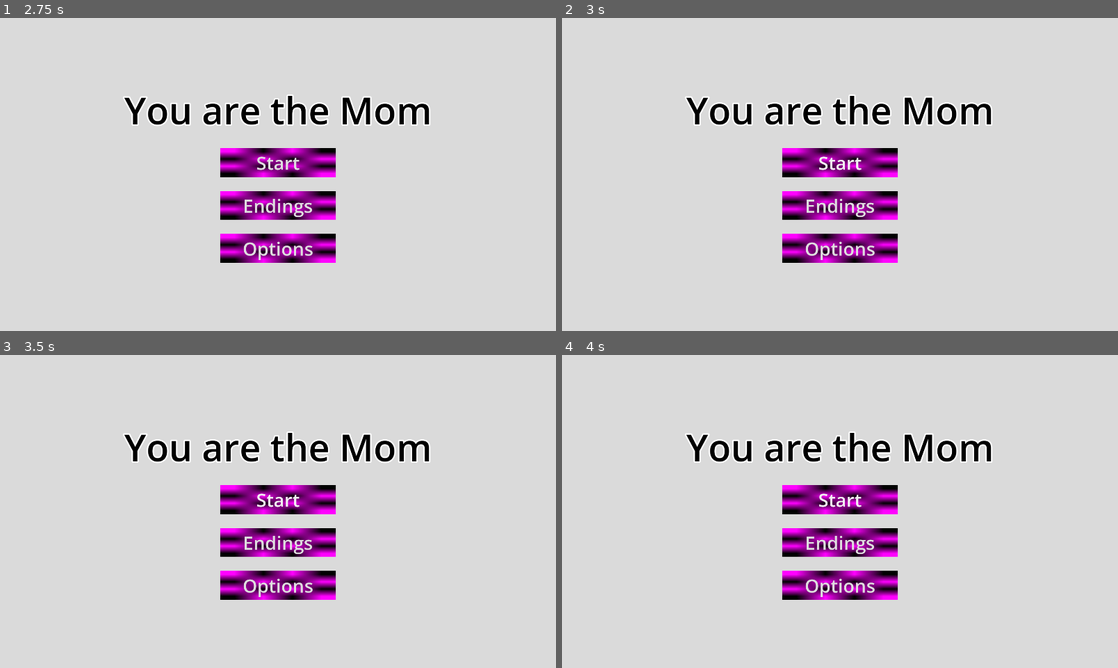
Above: before the commit, frames 1-4 (two rows, left to right).
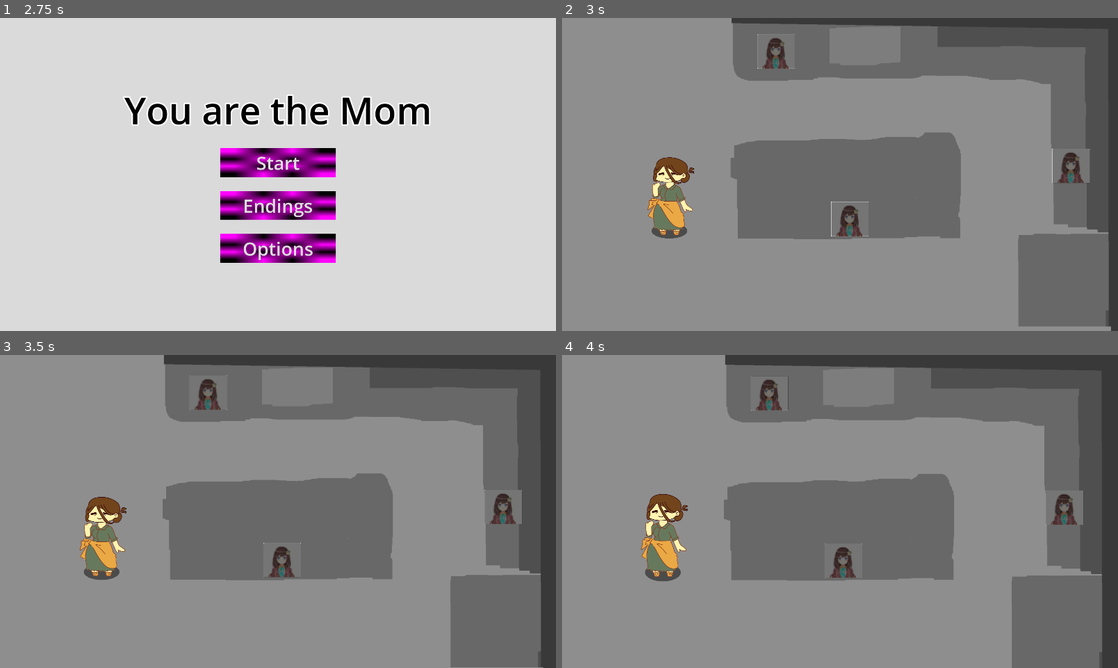
Above: after the commit, the same moments.

Repository: mcavazotti/shovel-jam-2025
Game: Godot game, scene res://Scenes/title.tscn
Same seed, same stepped clock (60 frames per second), same inputs: the game is played once before the commit and once after it. Before the commit the project has no main scene; this scene is started directly in both runs. The engine's default icon, where the game draws it, is replaced by a stand-in: a white triangle on a blue panel in a dark square.
Inputs (mouse positions are in pixels of both pictures, inside the frame that each line leads up to):
- Up to frame 1 (2.75 s): click "Endings" at 0.5 s; click "Options" at 1.25 s; click "Return to Game" at 2 s
- Up to frame 2 (3 s): click "Start" at 2.75 s
- Up to frame 3 (3.5 s): no input
- Up to frame 4 (4 s): click (840, 498) at 3.5 s, where only the run before the commit has a clickable "Start"

Frame 1 is identical in both runs. In frame 2, 100% of the frame differs, in the area x 0-100%, y 0-100%; in frame 3, 100%; in frame 4, 100%.

Commit message:
UI Fixed

Diff:
--- a/Assets/Mats/Bounce_shader.tres
+++ b/Assets/Mats/Bounce_shader.tres
@@ -1,6 +1,6 @@
 [gd_resource type="ShaderMaterial" load_steps=2 format=3 uid="uid://y5eoycmoultw"]
 
-[ext_resource type="Shader" uid="uid://dxef5pfxbekt3" path="res://Scripts/breathe.gdshader" id="1_ykjre"]
+[ext_resource type="Shader" uid="uid://c3qroc5f44b1t" path="res://Scripts/squish.gdshader" id="1_ykjre"]
 
 [resource]
 shader = ExtResource("1_ykjre")
--- a/Scenes/camera_2d.gd
+++ b/Scenes/camera_2d.gd
@@ -3,9 +3,16 @@
 @export var player: CharacterBody2D
 @onready var size: Vector2i = get_viewport_rect().size
 
+func _ready():
+	update_position()
+
 func _process(_delta):
 	update_position()
+	pass
 
 func update_position():
 	var current_cell: Vector2i = Vector2i(player.global_position) / size
-	global_position = current_cell * size
+	var tween = create_tween()
+	tween.set_ease(Tween.EASE_OUT)
+	tween.set_trans(Tween.TRANS_QUAD)
+	tween.tween_property(self, "global_position", Vector2(current_cell * size), 1.0)
--- a/Scenes/home.tscn
+++ b/Scenes/home.tscn
@@ -75,6 +75,19 @@
 position = Vector2(8640, 540)
 texture = ExtResource("16_ppvi3")
 
+[node name="Level Collision" type="StaticBody2D" parent="."]
+
+[node name="Kitchen Island" type="CollisionPolygon2D" parent="Level Collision"]
+polygon = PackedVector2Array(6330, 1539, 6352, 1862, 7116, 1854, 7109, 1496)
+
+[node name="Walls" type="CollisionPolygon2D" parent="Level Collision"]
+polygon = PackedVector2Array(6272, 996, 6275, 1114, 7617, 1129, 7633, 2266, 7725, 2278, 7721, 2217, 8079, 2217, 8077, 2101, 7732, 2108, 7728, 53, 9538, 72, 9550, 2104, 8447, 2090, 8430, 2904, 7732, 2899, 7730, 2583, 7624, 2564, 7617, 3178, 1979, 3180, 1979, 2600, 1866, 2590, 1873, 3173, 62, 3192, 66, 2204, 1844, 2211, 1858, 2364, 1974, 2364, 1972, 1961, 1865, 1940, 1870, 2105, 66, 2116, 69, 1135, 1865, 1149, 1865, 1715, 1983, 1704, 1976, 1161, 3794, 1135, 3801, 2150, 3900, 2150, 3888, 1142, 4489, 1140, 4478, 437, 4404, 442, 4404, 1010, 3895, 1022, 3893, 41, 4409, 63, 4414, 133, 4480, 138, 4473, 63, 5061, 65, 5066, 4, 3843, -8, 3838, 1060, 2, 1079, -3, 3229, 7678, 3236, 7680, 2998, 8545, 2965, 8512, 2156, 9596, 2161, 9594, -12, 5382, 7, 5378, 57, 6701, 42, 6730, 670, 6791, 674, 6765, 40, 7604, 38, 7633, 987)
+
+[node name="Mom" parent="." instance=ExtResource("12_guf2q")]
+position = Vector2(6113, 1699)
+speed = 500.0
+moving_bounce_speed = 13.0
+
 [node name="itemSpawnerControler" parent="." instance=ExtResource("14_dyher")]
 
 [node name="ItemSpawners" type="Node2D" parent="."]
@@ -118,11 +131,8 @@
 [node name="ItemSpawner" parent="ItemSpawners" instance=ExtResource("15_ppvi3")]
 position = Vector2(4009, 934)
 
-[node name="Mom" parent="." instance=ExtResource("12_guf2q")]
-position = Vector2(6164, 1673)
-speed = 500.0
-
-[node name="Camera2D" type="Camera2D" parent="." node_paths=PackedStringArray("player")]
+[node name="Camera" type="Camera2D" parent="." node_paths=PackedStringArray("player")]
+position = Vector2(5713, 1113)
 anchor_mode = 0
 script = ExtResource("13_0qnmp")
 player = NodePath("../Mom")
--- a/Scenes/mom.tscn
+++ b/Scenes/mom.tscn
@@ -1,16 +1,40 @@
-[gd_scene load_steps=5 format=3 uid="uid://bsqhqkxu74jve"]
+[gd_scene load_steps=10 format=3 uid="uid://bsqhqkxu74jve"]
 
 [ext_resource type="Script" uid="uid://dsewlmpvsohbl" path="res://Scripts/mom.gd" id="1_1838s"]
 [ext_resource type="Texture2D" uid="uid://65nugvsyg18p" path="res://Assets/Art/Mom_placehold.png" id="1_jgf88"]
 [ext_resource type="Material" uid="uid://y5eoycmoultw" path="res://Assets/Mats/Bounce_shader.tres" id="2_5i5ap"]
+[ext_resource type="Shader" uid="uid://dxef5pfxbekt3" path="res://Scripts/breathe.gdshader" id="2_5m583"]
+
+[sub_resource type="ShaderMaterial" id="ShaderMaterial_w4s6d"]
+shader = ExtResource("2_5m583")
+shader_parameter/speed = 3.5
+shader_parameter/inverse_amplitude = 12.0
+shader_parameter/size = 1.0
+
+[sub_resource type="SphereMesh" id="SphereMesh_5i5ap"]
+radius = 61.782
+height = 40.0
+
+[sub_resource type="Gradient" id="Gradient_5m583"]
+colors = PackedColorArray(0, 0, 0, 0.27451, 0, 0, 0, 0.27451)
+
+[sub_resource type="GradientTexture1D" id="GradientTexture1D_w4s6d"]
+gradient = SubResource("Gradient_5m583")
 
 [sub_resource type="CapsuleShape2D" id="CapsuleShape2D_1838s"]
-radius = 70.0
-height = 300.0
+radius = 53.0
+height = 200.0
 
 [node name="Mom" type="CharacterBody2D"]
 motion_mode = 1
 script = ExtResource("1_1838s")
+
+[node name="Shadow" type="MeshInstance2D" parent="."]
+material = SubResource("ShaderMaterial_w4s6d")
+position = Vector2(-5, 131.5)
+scale = Vector2(1, 1.425)
+mesh = SubResource("SphereMesh_5i5ap")
+texture = SubResource("GradientTexture1D_w4s6d")
 
 [node name="MomPlacehold" type="Sprite2D" parent="."]
 material = ExtResource("2_5i5ap")
@@ -18,4 +42,5 @@
 texture = ExtResource("1_jgf88")
 
 [node name="CollisionShape2D" type="CollisionShape2D" parent="."]
+position = Vector2(0, 43)
 shape = SubResource("CapsuleShape2D_1838s")
--- a/Scenes/pause_game.tscn
+++ b/Scenes/pause_game.tscn
@@ -2,5 +2,5 @@
 
 [ext_resource type="Script" uid="uid://dwtho1ie82pp7" path="res://Scripts/pause_game.gd" id="1_bwpif"]
 
-[node name="PauseGame" type="Node"]
+[node name="PauseGame" type="CanvasLayer"]
 script = ExtResource("1_bwpif")
--- a/Scenes/test_world.tscn
+++ /dev/null
@@ -1,48 +0,0 @@
-[gd_scene load_steps=9 format=3 uid="uid://brd2hf47y6b3y"]
-
-[ext_resource type="Texture2D" uid="uid://byuiad8beri1l" path="res://Assets/Art/20250715_150632.jpg" id="1_707cn"]
-[ext_resource type="PackedScene" uid="uid://bsqhqkxu74jve" path="res://Scenes/mom.tscn" id="1_skmq4"]
-[ext_resource type="Script" uid="uid://dp6kqo21d8sh3" path="res://Scenes/camera_2d.gd" id="2_au00k"]
-
-[sub_resource type="QuadMesh" id="QuadMesh_au00k"]
-size = Vector2(1920, 1080)
-
-[sub_resource type="Gradient" id="Gradient_au00k"]
-
-[sub_resource type="GradientTexture1D" id="GradientTexture1D_mq1bj"]
-gradient = SubResource("Gradient_au00k")
-
-[sub_resource type="Gradient" id="Gradient_707cn"]
-colors = PackedColorArray(1, 1, 1, 1, 0, 0, 0, 1)
-
-[sub_resource type="GradientTexture1D" id="GradientTexture1D_iwv7r"]
-gradient = SubResource("Gradient_707cn")
-
-[node name="World" type="Node2D"]
-
-[node name="MeshInstance2D" type="MeshInstance2D" parent="."]
-visible = false
-position = Vector2(960, 540)
-mesh = SubResource("QuadMesh_au00k")
-texture = SubResource("GradientTexture1D_mq1bj")
-
-[node name="MeshInstance2D2" type="MeshInstance2D" parent="."]
-visible = false
-position = Vector2(2880, 540)
-mesh = SubResource("QuadMesh_au00k")
-texture = SubResource("GradientTexture1D_iwv7r")
-
-[node name="20250715150632" type="Sprite2D" parent="."]
-visible = false
-position = Vector2(5160, 1255)
-rotation = 0.0174533
-texture = ExtResource("1_707cn")
-
-[node name="Mom" parent="." instance=ExtResource("1_skmq4")]
-position = Vector2(5873, 1996)
-speed = 500.0
-
-[node name="Camera2D" type="Camera2D" parent="." node_paths=PackedStringArray("player")]
-anchor_mode = 0
-script = ExtResource("2_au00k")
-player = NodePath("../Mom")
--- a/Scripts/buttons_and_title.gd
+++ b/Scripts/buttons_and_title.gd
@@ -1,26 +1,28 @@
 extends VBoxContainer
 
 func _ready():
-	Audio.BGM("Results")
+	Audio.BGM(Audio.BGM_TYPE.Results)
 	pass
 
 
 func _on_start_pressed():
-	Audio.SFX("Super Click")
+	Audio.SFX(Audio.SFX_TYPE.Super_Click)
+	get_tree().change_scene_to_file("res://Scenes/home.tscn")
+	Audio.BGM(Audio.BGM_TYPE.First_Minute)
 	pass
 
 func _on_endings_pressed():
-	Audio.SFX("Click")
+	Audio.SFX(Audio.SFX_TYPE.Click)
 	pass
 
 func _on_options_pressed():
-	Audio.SFX("Click")
+	Audio.SFX(Audio.SFX_TYPE.Click)
 	pass
 
 func _on_exit_pressed():
-	Audio.SFX("Click")
+	Audio.SFX(Audio.SFX_TYPE.Click)
 	get_tree().quit()
 
 func _on_bgm_toggle_pressed():
-	Audio.SFX("Click")
+	Audio.SFX(Audio.SFX_TYPE.Click)
 	Audio.BGM_toggle()
--- a/Scripts/mom.gd
+++ b/Scripts/mom.gd
@@ -1,6 +1,7 @@
 extends CharacterBody2D
 
 @export var speed: float = 300.0
+@export var moving_bounce_speed: float = 5
 
 func get_input():
 	var input_direction = Input.get_vector("Move_Left", "Move_Right", "Move_Up", "Move_Down")
@@ -10,6 +11,14 @@
 	if velocity.x > 0:
 		$MomPlacehold.flip_h = true
 
+	if input_direction == Vector2(0,0):
+		$MomPlacehold.material.set_shader_parameter("speed", 3.5)
+		$Shadow.material.set_shader_parameter("speed", 3.5)
+	else:
+		$MomPlacehold.material.set_shader_parameter("speed", moving_bounce_speed)
+		$Shadow.material.set_shader_parameter("speed", moving_bounce_speed)
+
+
 func _physics_process(_delta):
 	get_input()
 	move_and_slide()
--- a/Scripts/options_menu.gd
+++ b/Scripts/options_menu.gd
@@ -16,17 +16,17 @@
 
 
 func _on_fullscreen_pressed():
-	Audio.SFX("Click")
+	Audio.SFX(Audio.SFX_TYPE.Click)
 	DisplayServer.window_set_mode(DisplayServer.WINDOW_MODE_FULLSCREEN)
 
 
 func _on_maximized_pressed():
-	Audio.SFX("Click")
+	Audio.SFX(Audio.SFX_TYPE.Click)
 	DisplayServer.window_set_mode(DisplayServer.WINDOW_MODE_MAXIMIZED)
 
 
 func _on_windowed_pressed():
-	Audio.SFX("Click")
+	Audio.SFX(Audio.SFX_TYPE.Click)
 	DisplayServer.window_set_mode(DisplayServer.WINDOW_MODE_WINDOWED)
 
 
--- a/Scripts/sound_manager.gd
+++ b/Scripts/sound_manager.gd
@@ -14,14 +14,19 @@
 	add_child(SFX_streamer)
 	add_child(BGM_streamer)
 
-func SFX(SFX_name: String):
+enum SFX_TYPE {
+	Click,
+	Super_Click
+}
+
+func SFX(SFX_name: SFX_TYPE):
 	SFX_streamer.pitch_scale = 1.0
-	if SFX_name == "Click":
+	if SFX_name == SFX_TYPE.Click:
 		SFX_streamer.pitch_scale += randf_range(-0.5,0.5)
 		print()
 		SFX_streamer.stream = load("res://Assets/Sounds/Sound Effects/Click_real.wav")
 
-	elif SFX_name == "Super Click":
+	elif SFX_name == SFX_TYPE.Super_Click:
 		print()
 		SFX_streamer.stream = load("res://Assets/Sounds/Sound Effects/SuperClick_real.wav")
 
@@ -30,9 +35,16 @@
 
 	SFX_streamer.play()
 
-func BGM(BGM_name: String):
-	if BGM_name == "Results":
+enum BGM_TYPE {
+	Results,
+	First_Minute
+}
+
+func BGM(BGM_name: BGM_TYPE):
+	if BGM_name == BGM_TYPE.Results:
 		BGM_streamer.stream = load("res://Assets/Sounds/Music/Results.mp3")
+	elif BGM_name == BGM_TYPE.First_Minute:
+		BGM_streamer.stream = load("res://Assets/Sounds/Music/Time and time again.mp3")
 	else:
 		print("Tried to play invalid track name:", BGM_name)
 
--- /dev/null
+++ b/Scripts/squish.gdshader
@@ -0,0 +1,21 @@
+shader_type canvas_item;
+
+uniform float speed = 1.5;
+uniform float inverse_amplitude = 8.0;
+uniform float size = 1.0;
+
+void vertex() {
+	float t = sin(speed * TIME) / inverse_amplitude + size;
+    float factor = UV.y;
+    VERTEX.y = mix(VERTEX.y * t, VERTEX.y, factor);
+
+}
+
+void fragment() {
+	// Called for every pixel the material is visible on.
+}
+
+//void light() {
+//	// Called for every pixel for every light affecting the CanvasItem.
+//	// Uncomment to replace the default light processing function with this one.
+//}
--- a/project.godot
+++ b/project.godot
@@ -11,6 +11,7 @@
 [application]
 
 config/name="Shovel Jam 2025"
+run/main_scene="uid://bb2hl8tark6g3"
 config/features=PackedStringArray("4.4", "Forward Plus")
 config/icon="res://icon.svg"
 
Not shown, added: Scripts/squish.gdshader.uid
